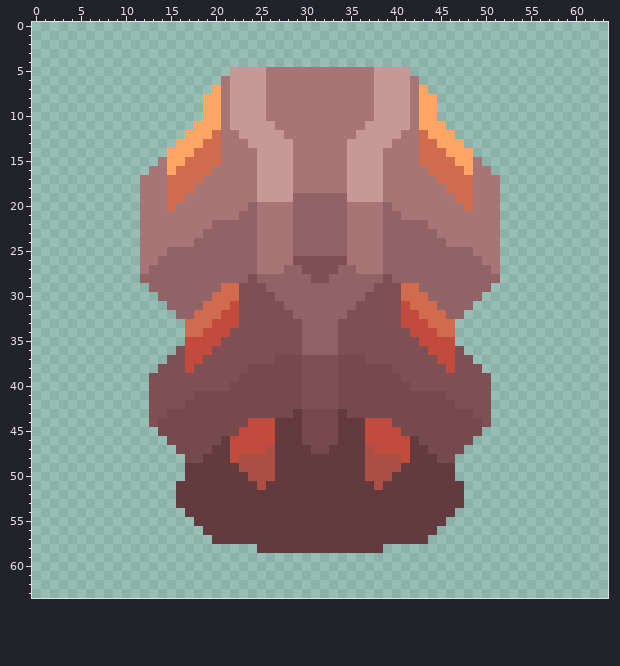
Pixel-art sprite, stored at sprites/units/ground/Wreck.png. This is how it looked before the edit.
The file is 64x64 pixels.
After:
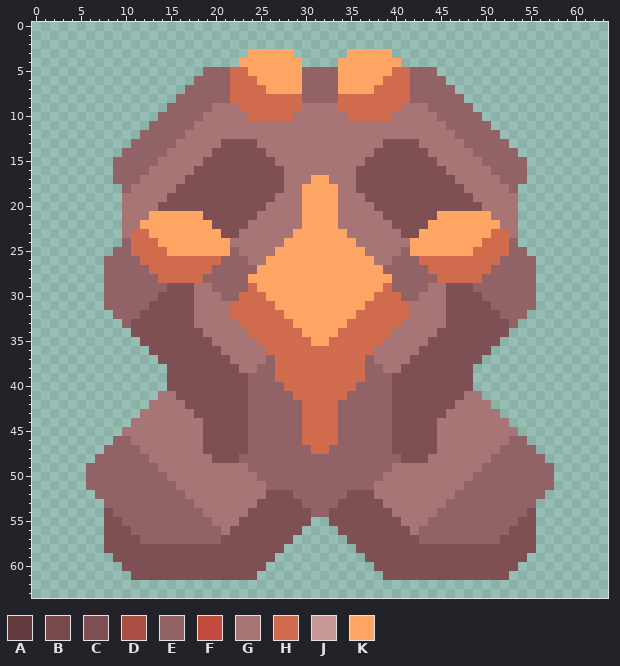
Palette (. is transparent): A #633a3d  B #76494c  C #7e5054  D #ab4f45  E #916367  F #c24b3d  G #a77575  H #d06b4d  J #c69898  K #ffa664
Change:
Changed rows in their new state; - is an unchanged pixel.
first column x 6:
 3 ------------------KKKKK------KKKKK------------------
 4 -----------------KKKKKKK----KKKKKKK-----------------
 5 -------------EEEHHKKKKKKEEEEKKKKKKHHEEE-------------
 6 ------------EEEEHHHKKKKKEEEEKKKKKHHHEEEE------------
 7 -----------EEEEEHHHHKKKKEEEEKKKKHHHHEEEEE-----------
 8 ----------EEEEEEHHHHHHHHEEEEHHHHHHHHEEEEEE----------
 9 ---------EEEEEG-GHHHHHHH----HHHHHHHG-GEEEEE---------
10 --------EEEEEGG-GGHHHHH------HHHHHGG-GGEEEEE--------
11 -------EEEEEGGG-GGGGG----------GGGGG-GGGEEEEE-------
12 ------EEEEEGGGG--GGGGG--------GGGGG--GGGGEEEEE------
13 -----EEEEEGGGGGCCCCGGGG------GGGGCCCCGGGGGEEEEE-----
14 ----EEEEEGGGGGCCCCCCGGG------GGGCCCCCCGGGGGEEEEE----
15 ---EEEEE-GGGGCCCCCCCCGG------GGCCCCCCCCGGGG-EEEEE---
16 ---EEEE--GGGCCCCCCCCCCG------GCCCCCCCCCCGGG--EEEE---
17 ---EEE---GGCCCCCCCCCCCG--KK--GCCCCCCCCCCCGG---EEE---
18 ----EG---GCCCCCCCCCCCCG-KKKK-GCCCCCCCCCCCCG---GE----
19 ----GG---CCCCCCCCCCCCGGGKKKKGGGCCCCCCCCCCCC---GG----
20 ----GG--CCCCCCCCCCCC---GKKKKG---CCCCCCCCCCCC--GG----
21 ----GG-KKKKKKCCCCCC----GKKKKG----CCCCCCKKKKKK-GG----
22 ----GGKKKKKKKKCCCCG----GKKKKG----GCCCCKKKKKKKKGG----
23 ----GHHKKKKKKKKCCGG----KKKKKK----GGCCKKKKKKKKHHG----
24 ----EHHHKKKKKKKKGGG---KKKKKKKK---GGGKKKKKKKKHHHE----
25 ---EEHHHHKKKKKKK-GG--KKKKKKKKKK--GG-KKKKKKKHHHHEE---
26 --EEEEHHHHHHHHH---G-KKKKKKKKKKKK-G---HHHHHHHHHEEEE--
27 --EEEEEHHHHHHH-----KKKKKKKKKKKKKK-----HHHHHHHEEEEE--
28 --EEEE--HHHHH-----KKKKKKKKKKKKKKKK-----HHHHH--EEEE--
29 --EEEEE--CCCGG-EEEHKKKKKKKKKKKKKKHEEE-GGCCC--EEEEE--
30 --EEEEEECCCCGGGEEHHHKKKKKKKKKKKKHHHEEGGGCCCCEEEEEE--
31 --EEEEECCCCCGGGGHHHHHKKKKKKKKKKHHHHHGGGGCCCCCEEEEE--
32 ---EEECCCCCCGGGGHHHHHHKKKKKKKKHHHHHHGGGGCCCCCCEEE---
33 ----ECCCCCCCGGGGGHHHHHHKKKKKKHHHHHHGGGGGCCCCCCCE----
34 -----CCCCCCCCGGGGGHHHHHHKKKKHHHHHHGGGGGCCCCCCCC-----
35 ------CCCCCCCCGGGGGHHHHHHKKHHHHHHGGGGGCCCCCCCC------
36 -------CCC-CCC-GGGGGHHHHHHHHHHHHGGGGG-CCC-CCC-------
37 --------C--CC---GGGGEHHHHHHHHHHEGGGG---CC--C--------
38 --------.--C-----GGEEHHHHHHHHHHEEGG-----C--.--------
39 -------..--------CEEEHHHHHHHHHHEEEC--------..-------
40 -------..-------CCEEEEHHHHHHHHEEEECC-------..-------
41 -------.GG--CCCCCCEEEEEHHHHHHEEEEECCCCCC--GG.-------
42 -------GGGGCCCCCCCEEEEEEHHHHEEEEEECCCCCCCGGGG-------
43 ------GGGGGGCCCCCCEEEEEEHHHHEEEEEECCCCCCGGGGGG------
44 -----GGGGGGGGCCCCCEEEEEEHHHHEEEEEECCCCCGGGGGGGG-----
45 ----GGGGGGGGGCCCCCEEEEEEHHHHEEEEEECCCCCGGGGGGGGG----
46 ---EEGGGGGGGGCCCCCEEEEEEHHHHEEEEEECCCCCGGGGGGGGEE---
47 --EEEEGGGGGGGCCCCCEEEEEEEHHEEEEEEECCCCCGGGGGGGEEEE--
48 -EEEEEEGGGGGGGCCCEEEEEEEEEEEEEEEEEECCCGGGGGGGEEEEEE-
49 EEEEEEEEGGGGGGGGGGEEEEEEEEEEEEEEEEGGGGGGGGGGEEEEEEEE
50 EEEEEEEEEGGGGGGGGGGEEEEEEEEEEEEEEGGGGGGGGGGEEEEEEEEE
51 EEEEEEEEEEGGGGGGGGGGEEEEEEEEEEEEGGGGGGGGGGEEEEEEEEEE
52 -EEEEEEEEEEGGGGGGGGGCCCEEEEEECCCGGGGGGGGGEEEEEEEEEE-
53 --EEEEEEEEEEGGGGGGGCCCCCEEEECCCCCGGGGGGGEEEEEEEEEE--
54 --CEEEEEEEEEEGGGGGCCCCCCCEECCCCCCCGGGGGEEEEEEEEEEC--
55 --CCEEEEEEEEEEGGGCCCCCCCC..CCCCCCCCGGGEEEEEEEEEECC--
56 --CCCEEEEEEEEEEGCCCCCCCC....CCCCCCCCGEEEEEEEEEECCC--
57 --CCCCEEEEEEEEECCCCCCCC......CCCCCCCCEEEEEEEEECCCC--
58 --CCCCCCCCCCCCCCCCCCCC........CCCCCCCCCCCCCCCCCCCC--
59 ---CCCCCCCCCCCCCCCCCC----------CCCCCCCCCCCCCCCCCC---
60 ----CCCCCCCCCCCCCCCC------------CCCCCCCCCCCCCCCC----
61 -----CCCCCCCCCCCCCC--------------CCCCCCCCCCCCCC-----
